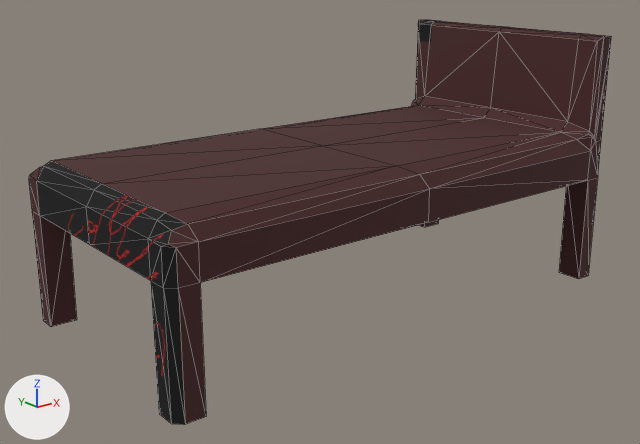
The OBJ model DV1572/DV1572/trolls_inn/Resources/Bed/LowBed.obj as it was, and as the next commit left it.
Before and after are seen from a camera (50 mm lens) standing at (-1.09, -3.02, 1.32) and looking at (0.92, -0.51, 0.32). The lights are fixed; the arrows at lower left show +X, +Y and +Z. Mesh edges are drawn as thin lines. Where no turn or scale is listed for an object, it has been applied to the vertices.

Objects in the first picture: 'LowBed'.
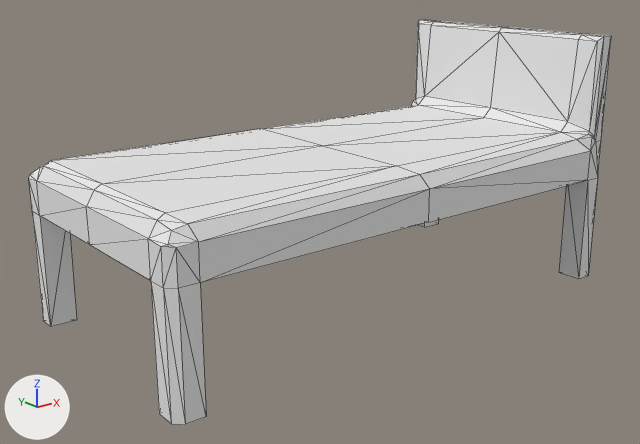
The newer file is also turned or shifted as a whole; pictures and numbers use the older file's frame.

Location of each change, (x1, y1, x2, y2) in pixels of the pictures (640 x 444 px):
```json
{"object": "LowBed", "change": "recoloured", "before": [29, 20, 611, 425], "after": [29, 20, 611, 425], "on screen": "brown to white"}
```

Scene script edits in JSON lines:
```json
{"op": "add", "block": "mat_phong2sg", "code": ["mat_phong2sg = principled_material('phong2SG')", "mat_phong2sg.base_color = (0.8, 0.8, 0.8)  # white #e7e7e7", "mat_phong2sg.roughness = 1.0"]}
{"block": "me_lowbed", "where": "me_lowbed.from_pydata(...)  # 123 vertices, 242 faces; spans x 0.0..2.0, y -1.0..0.0, z 0.0..0.99"}
{"op": "remove", "block": "me_lowbed", "code": "me_lowbed.materials.append(mat_phong1sg)  # picture img_texture_png"}
{"op": "add", "block": "me_lowbed", "code": "me_lowbed.materials.append(mat_phong2sg)  # white #e7e7e7"}
```
